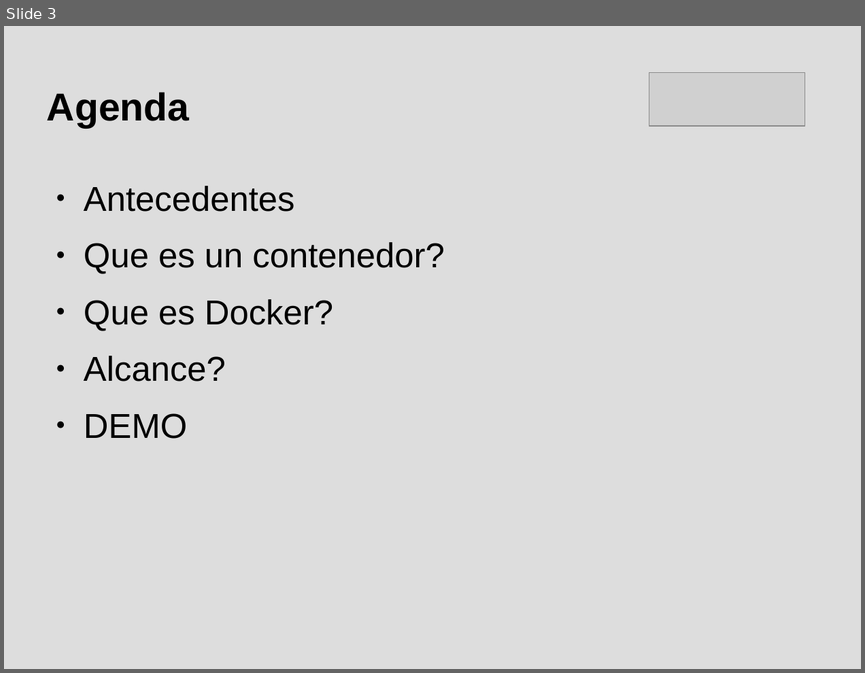
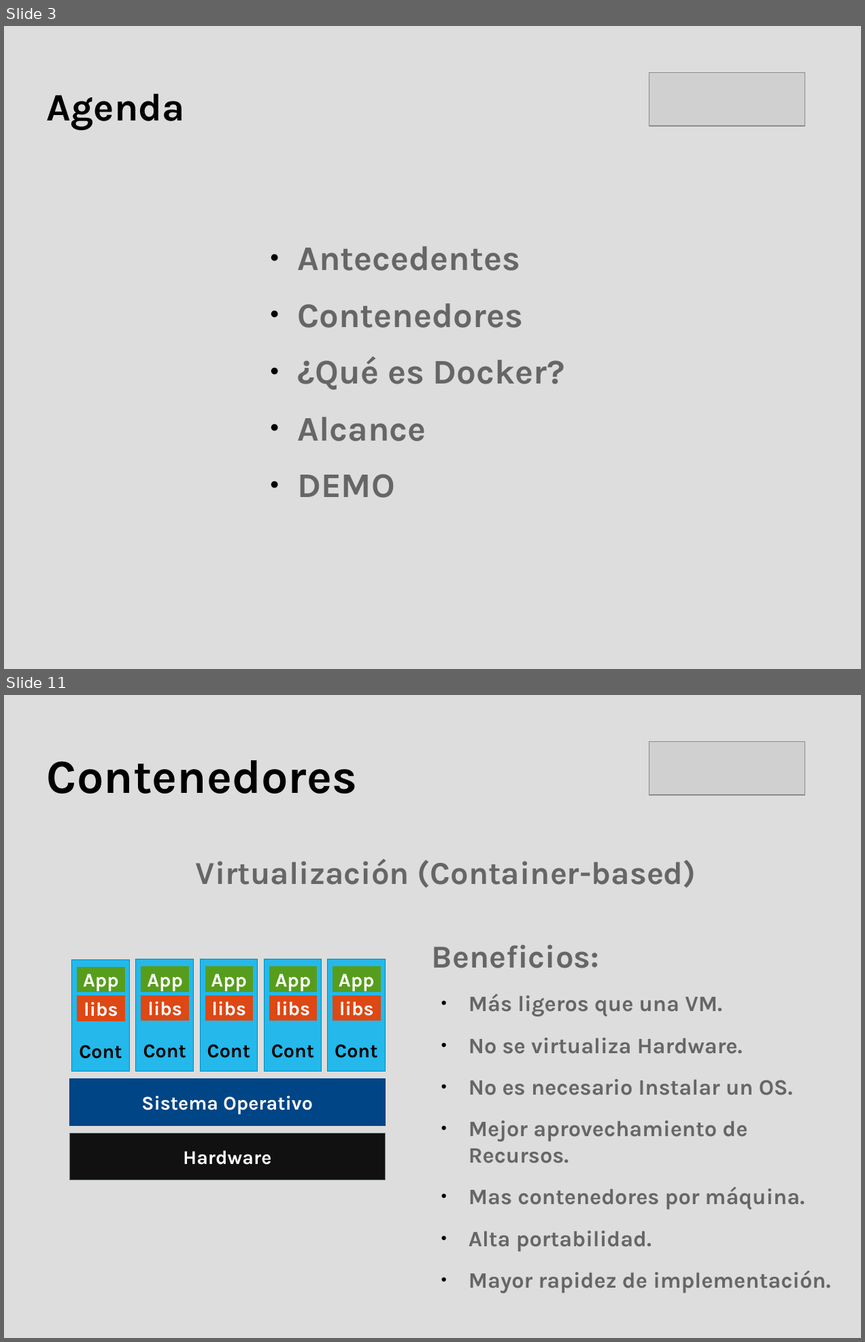
Before and after one commit to hdortiz/docker_rocc2015, a slide deck: presentacion.odp. Shown one above the other, each under a label of ours: slide 3 before the commit, slides 3 and 11 after it; the slides between them are not shown. The pictures are 865x673 and 865x1342 pixels, drawn with LibreOffice and Linux fonts; fonts in the diff are those of the drawing; grey boxes stand for pictures. Boxes give left, top, right and bottom in pixels: in the first picture for what was removed or moved away, otherwise in the second. Text is boxed around its words. In the diff, an @@ line names an element or a change of style, - is before the commit and + after.

Commit message:
Se elimno carpeta _MACOSX
Se actualizo presentacion:
	1 - Portada
	2 - Presentacion
	3 - Agenda
	4 - Antecedentes/Un servidor Fisico
	5 - Antecedentes/Problemas Un servidor fisico
	6 - Antecedentes/Virtualizacion
	7 - Antecedentes/Virtualizacion/Beneficios
	8 - Antecedentes/Virtualizacion/Limites
	9 - Contenedores
	10- Contenedores/Diagrama
	11- Contenedores/Beneficios

```diff
--- a/presentacion.odp
+++ b/presentacion.odp
@@ slide 11 added at (4,695,861,1338), background #DDDDDD @@
@@ picture added at (649,742,805,795) @@
@@ title added at (47,760,357,794), 44 pt, text #000000, bold @@
+Contenedores
@@ text added at (196,859,696,887), 29.6 pt, text #666666, bold @@
+Virtualización (Container-based)
@@ rectangle added at (136,960,194,1071), fill #24B8EB, outline #008BB8 0 pt, 18 pt, text #000000, bold @@
+Cont
@@ rectangle added at (200,960,258,1071), fill #24B8EB, outline #008BB8 0 pt, 18 pt, text #000000, bold @@
+Cont
@@ rectangle added at (264,960,321,1071), fill #24B8EB, outline #008BB8 0 pt, 18 pt, text #000000, bold @@
+Cont
@@ rectangle added at (328,960,385,1071), fill #24B8EB, outline #008BB8 0 pt, 18 pt, text #000000, bold @@
+Cont
@@ text added at (432,945,830,1293), 20.4 pt, text #666666, bold @@
+Beneficios:
+● Más ligeros que una VM.
+● No se virtualiza Hardware.
+● No es necesario Instalar un OS.
+● Mejor aprovechamiento de Recursos.
+● Mas contenedores por máquina.
+● Alta portabilidad.
+● Mayor rapidez de implementación.
@@ rectangle added at (71,960,129,1072), fill #24B8EB, outline #008BB8 0 pt, 18 pt, text #000000, bold @@
+Cont
@@ rectangle added at (77,967,124,992), fill #579D1C, outline #579D1C 0 pt, 18 pt, text #FFFFFF, bold @@
+App
@@ rectangle added at (141,966,189,991), fill #579D1C, outline #579D1C 0 pt, 18 pt, text #FFFFFF, bold @@
+App
@@ rectangle added at (205,966,253,991), fill #579D1C, outline #579D1C 0 pt, 18 pt, text #FFFFFF, bold @@
+App
@@ rectangle added at (269,966,317,991), fill #579D1C, outline #579D1C 0 pt, 18 pt, text #FFFFFF, bold @@
+App
@@ rectangle added at (333,966,380,991), fill #579D1C, outline #579D1C 0 pt, 18 pt, text #FFFFFF, bold @@
+App
@@ rectangle added at (77,996,124,1021), fill #DD4814, outline #DD4814 0 pt, 18 pt, text #FFFFFF, bold @@
+libs
@@ rectangle added at (141,996,189,1021), fill #DD4814, outline #DD4814 0 pt, 18 pt, text #FFFFFF, bold @@
+libs
@@ rectangle added at (205,996,253,1021), fill #DD4814, outline #DD4814 0 pt, 18 pt, text #FFFFFF, bold @@
+libs
@@ rectangle added at (269,996,317,1021), fill #DD4814, outline #DD4814 0 pt, 18 pt, text #FFFFFF, bold @@
+libs
@@ rectangle added at (333,996,380,1021), fill #DD4814, outline #DD4814 0 pt, 18 pt, text #FFFFFF, bold @@
+libs
@@ rectangle added at (69,1079,385,1125), fill #004586, outline #004586 0 pt, 18 pt, text #FFFFFF, bold @@
+Sistema Operativo
@@ rectangle added at (69,1134,385,1180), fill #111111, outline #7F8C8D 0 pt, 18 pt, text #FFFFFF, bold @@
+Hardware
@@ slide 3 changed as well @@
@@ title "Agenda" at (47,93,185,131): font Arial to Karla @@
@@ text "Antecedentes": place and size @@
-text "Antecedentes" at (84,186,444,439)
+text "Antecedentes" at (297,246,565,498)
@@ text at (297,246,520,498): font Arial to Karla, text colour #000000 to #666666, bold on in "Antecedentes", "DEMO" @@
@@ text at (297,303,565,441): text changed; font Arial to Karla; text colour #000000 to #666666; bold on @@
-● Que es un contenedor?
-● Que es Docker?
-● Alcance?
+● Contenedores
+● ¿Qué es Docker?
+● Alcance
```
Also in this commit, not shown: 1 other slide changed, 13 other slides added.
